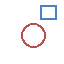
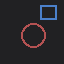
Layers edited between the first and the second 64px x 64px image:
showed "Background" over [0, 0, 64, 64]
